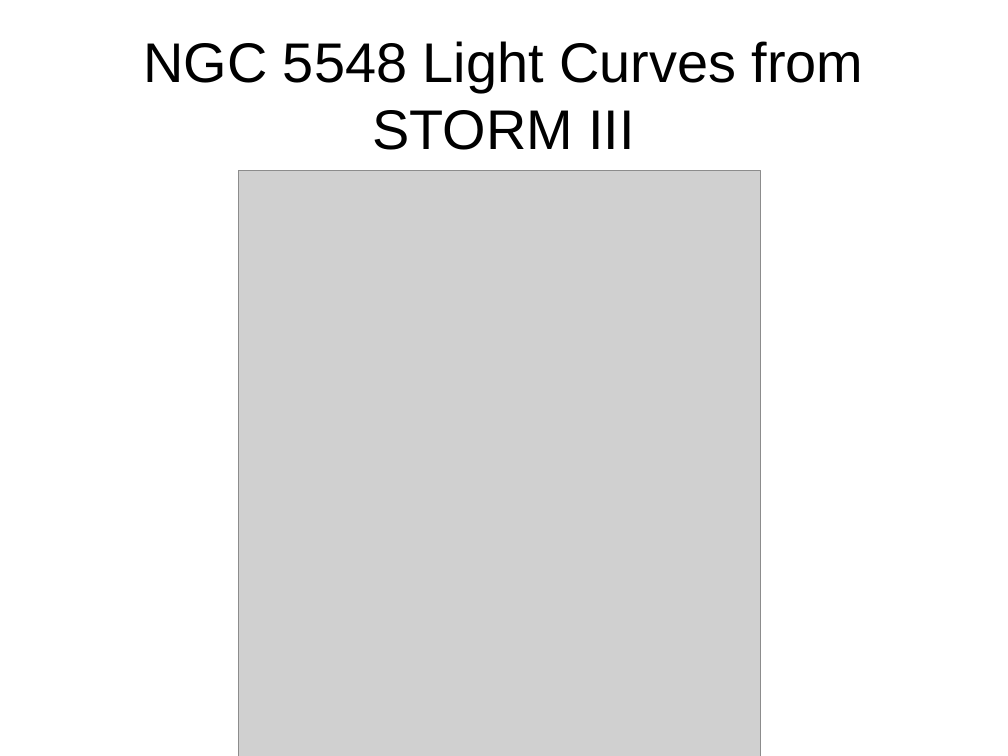
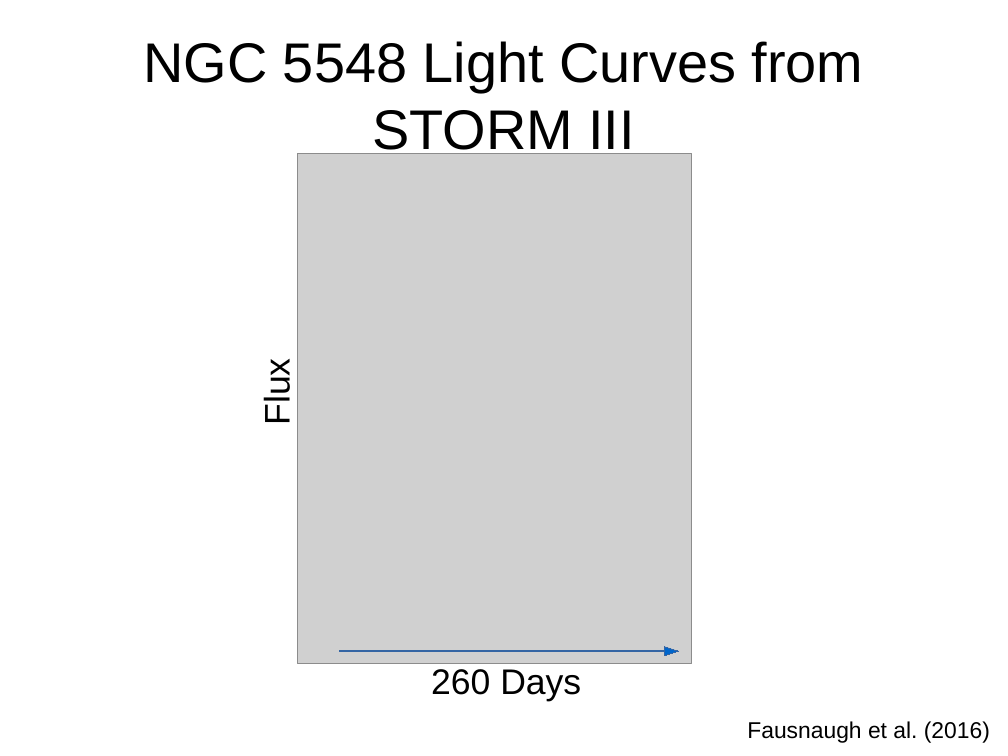
Before and after one commit to othocaes/fourier-agn, a slide deck: slide 5 of pres/final/final.odp. Drawn at 1008x756 pixels with LibreOffice and Linux fonts; fonts in the diff are those of the drawing; grey boxes stand for pictures. Boxes give left, top, right and bottom in pixels: in the first picture for what was removed or moved away, otherwise in the second. Text is boxed around its words. In the diff, an @@ line names an element or a change of style, - is before the commit and + after.

```diff
--- a/pres/final/final.odp
+++ b/pres/final/final.odp
@@ picture: place and size @@
-picture at <box>239,171,761,756</box>
+picture at <box>297,154,692,664</box>
@@ text added at <box>257,364,297,422</box>, 28 pt, text #000000 @@
+Flux
@@ right arrow added at <box>340,647,679,656</box>, fill #0066CC, outline #3465A4 0 pt @@
@@ text added at <box>431,669,581,701</box>, 28 pt, text #000000 @@
+260 Days
@@ text added at <box>747,721,990,743</box>, 18 pt, text #000000 @@
+Fausnaugh et al. (2016)
```
Also in this commit, not shown: 2 other slides changed, 1 slide added, 1 other file.
